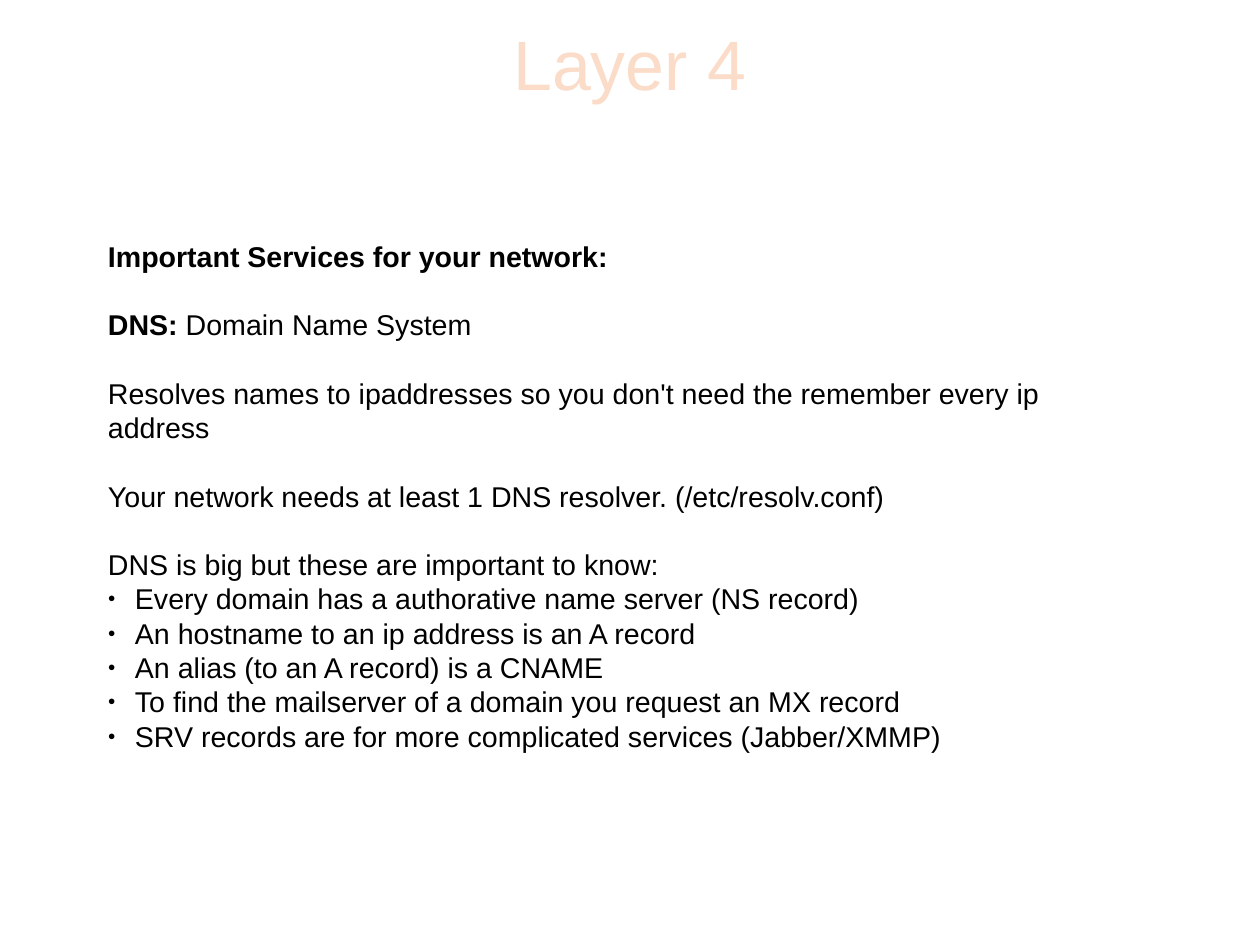
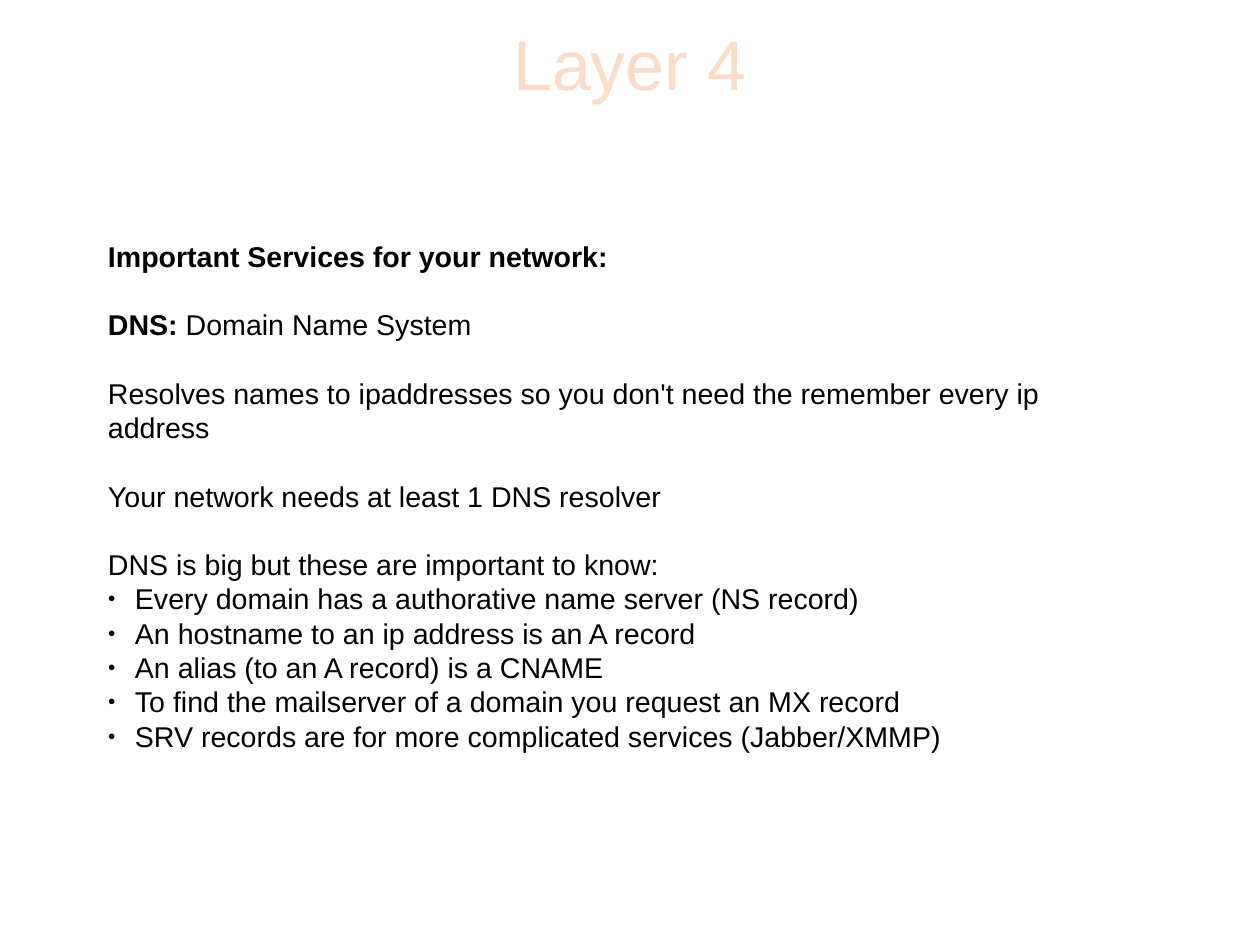
Before and after one commit to sphaero/workshops, a slide deck: slide 52 of Networking/presentation.odp (slide 50 before the commit). Drawn at 1260x945 pixels with LibreOffice and Linux fonts; fonts in the diff are those of the drawing; background and template pictures are left out. Boxes give left, top, right and bottom in pixels: in the first picture for what was removed or moved away, otherwise in the second. Text is boxed around its words. In the diff, an @@ line names an element or a change of style, - is before the commit and + after.

```diff
--- a/Networking/presentation.odp
+++ b/Networking/presentation.odp
@@ text at (108, 486, 661, 508): text changed @@
-Your network needs at least 1 DNS resolver. (/etc/resolv.conf)
+Your network needs at least 1 DNS resolver
```
Also in this commit, not shown: 14 other slides changed, 16 slides added, 11 slides removed, 5 other files.
